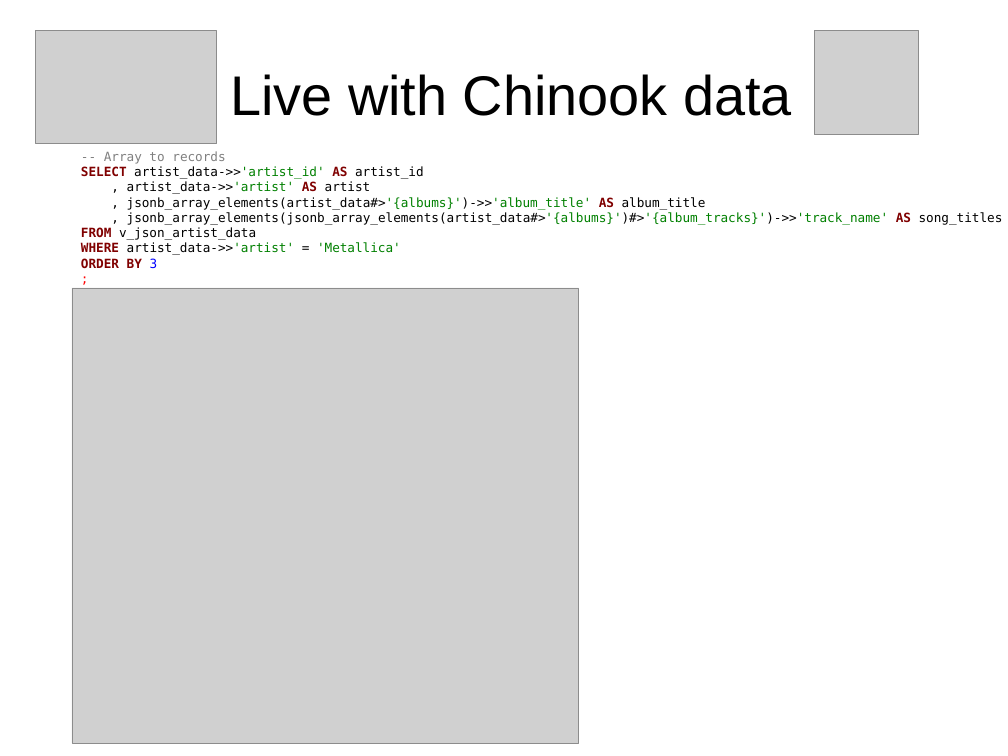
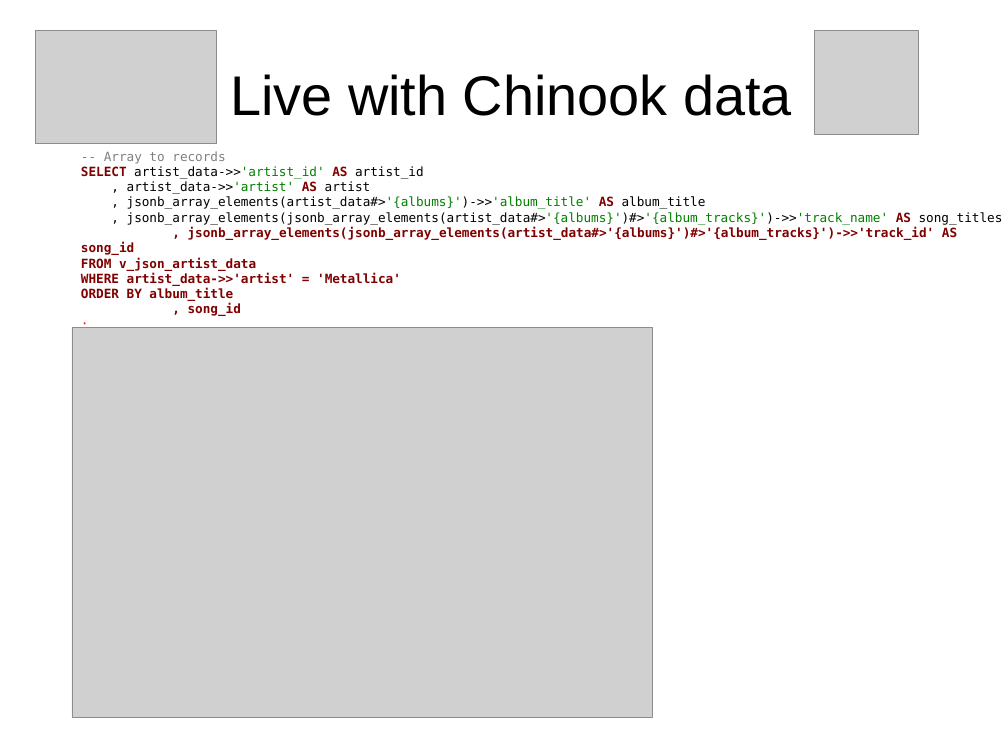
Before and after one commit to sjstoelting/talks, a slide deck: slide 21 of json-by-example/JSON-by-example.odp (slide 22 before the commit). Drawn at 1008x756 pixels with LibreOffice and Linux fonts; fonts in the diff are those of the drawing; grey boxes stand for pictures. Boxes give left, top, right and bottom in pixels: in the first picture for what was removed or moved away, otherwise in the second. Text is boxed around its words. In the diff, an @@ line names an element or a change of style, - is before the commit and + after.

```diff
--- a/json-by-example/JSON-by-example.odp
+++ b/json-by-example/JSON-by-example.odp
@@ text at (81,227,957,255): paragraph added @@
+, jsonb_array_elements(jsonb_array_elements(artist_data#>'{albums}')#>'{album_tracks}')->>'track_id' AS song_id
@@ text at (81,257,401,287): text colour #000000 to #800000 in "v_json_artist_data", "artist_data->>'artist' ="; bold on in "v_json_artist_data", "artist_data->>'artist' = 'Metallica'"; text colour #008000 to #800000 in "artist_data->>'artist' 'Metallica'" @@
@@ text at (81,288,241,316): text changed @@
-ORDER BY 3
+ORDER BY album_title
+, song_id
@@ picture: place and size @@
-picture at (72,288,579,744)
+picture at (72,327,653,717)
```
Also in this commit, not shown: 3 other slides changed, 1 slide removed, 2 other files.
